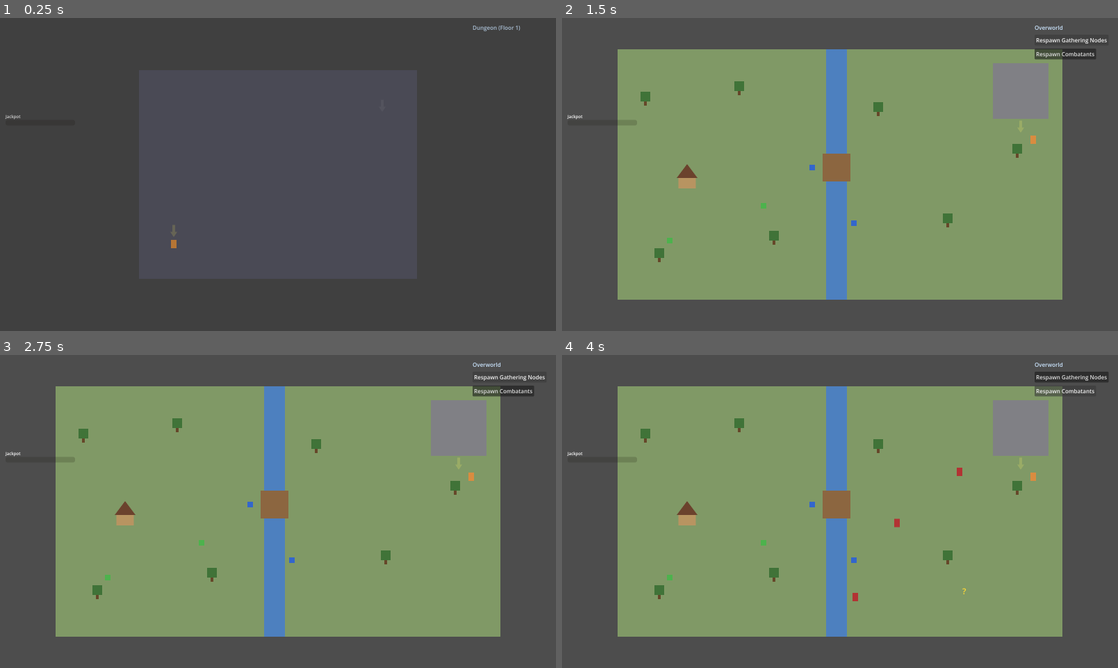
Above: before the commit, frames 1-4 (two rows, left to right).
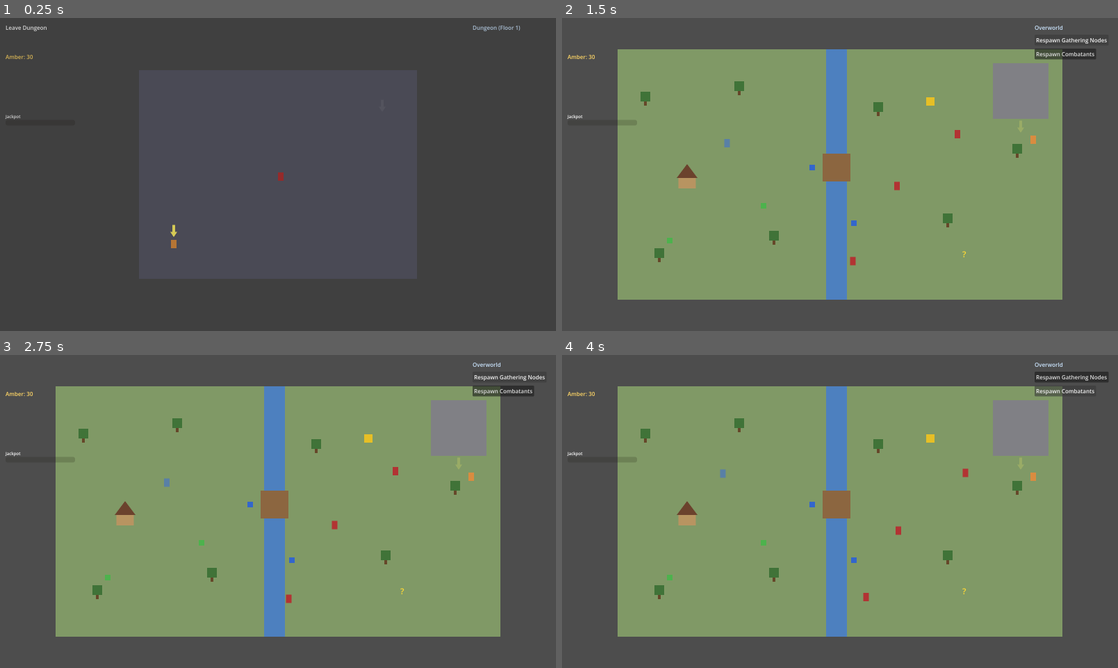
Above: after the commit, the same moments.

Repository: djkipyaboy/bunnies
Game: Godot game, scene res://world/dungeon_demo.tscn
The game is run twice, just before and just after one commit, with the same random seed, the same clock (stepped at 60 frames per second) and the same inputs. This scene is started directly instead of the project's main scene.
Inputs (mouse positions are in pixels of both pictures, inside the frame that each line leads up to):
- Up to frame 1 (0.25 s): no input
- Up to frame 2 (1.5 s): move the mouse to (962, 158) at 0.52 s; hold D (move_right) 0.53-1.25 s; hold E (interact) 0.53-1.25 s; click (962, 158) at 0.67 s; click "Respawn Gathering Nodes" at 1.25 s
- Up to frame 3 (2.75 s): click "Respawn Gathering Nodes" at 2 s
- Up to frame 4 (4 s): click "Respawn Gathering Nodes" at 2.75 s; click "Respawn Combatants" at 3.5 s

The runs differ from the first frame. In frame 1, 0.1% of the frame differs, in the area x 1-51%, y 2-70%; in frame 2, 0.2%; in frame 3, 0.2%; in frame 4, 0.3%, in the area x 1-74%, y 11-79%.
Error before the commit: Parse Error: Static function "make_rider_attack()" not found in base "ActionReel". (res://combat/combatant.gd:1301)

Commit message:
feat(combat): swap rider-effect abilities to make_ability_attack

Diff:
--- a/combat/combatant.gd
+++ b/combat/combatant.gd
@@ -1298,7 +1298,7 @@
 		return false
 	if resource_pool == null or not resource_pool.spend({&"stamina": cost}):
 		return false
-	turn_reels.append(ActionReel.make_rider_attack(type, &"sundered"))
+	turn_reels.append(ActionReel.make_ability_attack(type, &"sundered"))
 	return true
 
 ## Vanguard "Quake Slam" (L7): splices a real-damage reel that reliably applies SLOW on a hit.
@@ -1307,7 +1307,7 @@
 		return false
 	if resource_pool == null or not resource_pool.spend({&"stamina": cost}):
 		return false
-	var reel: ActionReel = ActionReel.make_rider_attack(type, &"slow")
+	var reel: ActionReel = ActionReel.make_ability_attack(type, &"slow")
 	if has_ability_talent(&"slam_deeper"):
 		# +15% bonus damage on Quake Slam's own hit — scaled directly on THIS reel's face
 		# multipliers, not the generic rider_talent_bonus_damage_pct hook: Vanguard's Crushing weapon
@@ -1330,7 +1330,7 @@
 	# Mana, not Stamina — the Chancer moved rails on 2026-07-04 (see class_library.gd).
 	if resource_pool == null or not resource_pool.spend({&"mana": cost}):
 		return false
-	turn_reels.append(ActionReel.make_rider_attack(type, &"jinxed"))
+	turn_reels.append(ActionReel.make_ability_attack(type, &"jinxed"))
 	return true
 
 ## Ranger "Snare Trap" (L7): splices a real-damage reel that Roots the target on a hit.
@@ -1339,7 +1339,7 @@
 		return false
 	if resource_pool == null or not resource_pool.spend({&"stamina": cost}):
 		return false
-	turn_reels.append(ActionReel.make_rider_attack(type, &"rooted"))
+	turn_reels.append(ActionReel.make_ability_attack(type, &"rooted"))
 	return true
 
 ## Ranger "Crippling Shot" (L9, ultimate-tier, 3-turn CD): a called shot that Weakens the target
@@ -1349,7 +1349,7 @@
 		return false
 	if resource_pool == null or not resource_pool.spend({&"stamina": cost}):
 		return false
-	turn_reels.append(ActionReel.make_rider_attack(type, &"weakened", true))
+	turn_reels.append(ActionReel.make_ability_attack(type, &"weakened", true))
 	return true
 
 ## Seer "Hex" (L5): splices a real-Mystic-damage reel that Curses the target with a Mystic DoT
@@ -1360,7 +1360,7 @@
 		return false
 	if resource_pool == null or not resource_pool.spend({&"mana": cost}):
 		return false
-	turn_reels.append(ActionReel.make_rider_attack(type, &"cursed"))
+	turn_reels.append(ActionReel.make_ability_attack(type, &"cursed"))
 	return true
 
 ## Warden "Entangle" (L5): splices a real-Earth-damage reel that Roots the target on a hit
@@ -1371,7 +1371,7 @@
 		return false
 	if resource_pool == null or not resource_pool.spend({&"mana": cost}):
 		return false
-	turn_reels.append(ActionReel.make_rider_attack(type, &"rooted"))
+	turn_reels.append(ActionReel.make_ability_attack(type, &"rooted"))
 	return true
 
 ## Warrior "Heroic Guard" (L7): self-cast, no reel. Grants Guarded + Taunt so he pulls fire off
--- a/combat/main_phase_plan.gd
+++ b/combat/main_phase_plan.gd
@@ -288,19 +288,19 @@
 	if staged_extra_ability_id != &"" and staged_extra_ability_id in REEL_ADDING_EXTRA_IDS and reels.size() < reel_cap:
 		match staged_extra_ability_id:
 			&"sundering_strike":
-				reels.append(ActionReel.make_rider_attack(combatant.weapon_type(), &"sundered"))
+				reels.append(ActionReel.make_ability_attack(combatant.weapon_type(), &"sundered"))
 			&"quake_slam":
-				reels.append(ActionReel.make_rider_attack(combatant.weapon_type(), &"slow"))
+				reels.append(ActionReel.make_ability_attack(combatant.weapon_type(), &"slow"))
 			&"jinx_the_odds":
-				reels.append(ActionReel.make_rider_attack(combatant.weapon_type(), &"jinxed"))
+				reels.append(ActionReel.make_ability_attack(combatant.weapon_type(), &"jinxed"))
 			&"snare_trap":
-				reels.append(ActionReel.make_rider_attack(combatant.weapon_type(), &"rooted"))
+				reels.append(ActionReel.make_ability_attack(combatant.weapon_type(), &"rooted"))
 			&"crippling_shot":
-				reels.append(ActionReel.make_rider_attack(combatant.weapon_type(), &"weakened", true))
+				reels.append(ActionReel.make_ability_attack(combatant.weapon_type(), &"weakened", true))
 			&"hex":
-				reels.append(ActionReel.make_rider_attack(combatant.weapon_type(), &"cursed"))
+				reels.append(ActionReel.make_ability_attack(combatant.weapon_type(), &"cursed"))
 			&"entangle":
-				reels.append(ActionReel.make_rider_attack(combatant.weapon_type(), &"rooted"))
+				reels.append(ActionReel.make_ability_attack(combatant.weapon_type(), &"rooted"))
 	if staged_extra_ability_id in TWO_REEL_BONUS_EXTRA_IDS:
 		# Double or Nothing's bonus reels preview as the wild gambler's spread (playtest 2026-07-04) —
 		# it also converts the caster's EXISTING reels the same way, but (matching the evasion_reels/
